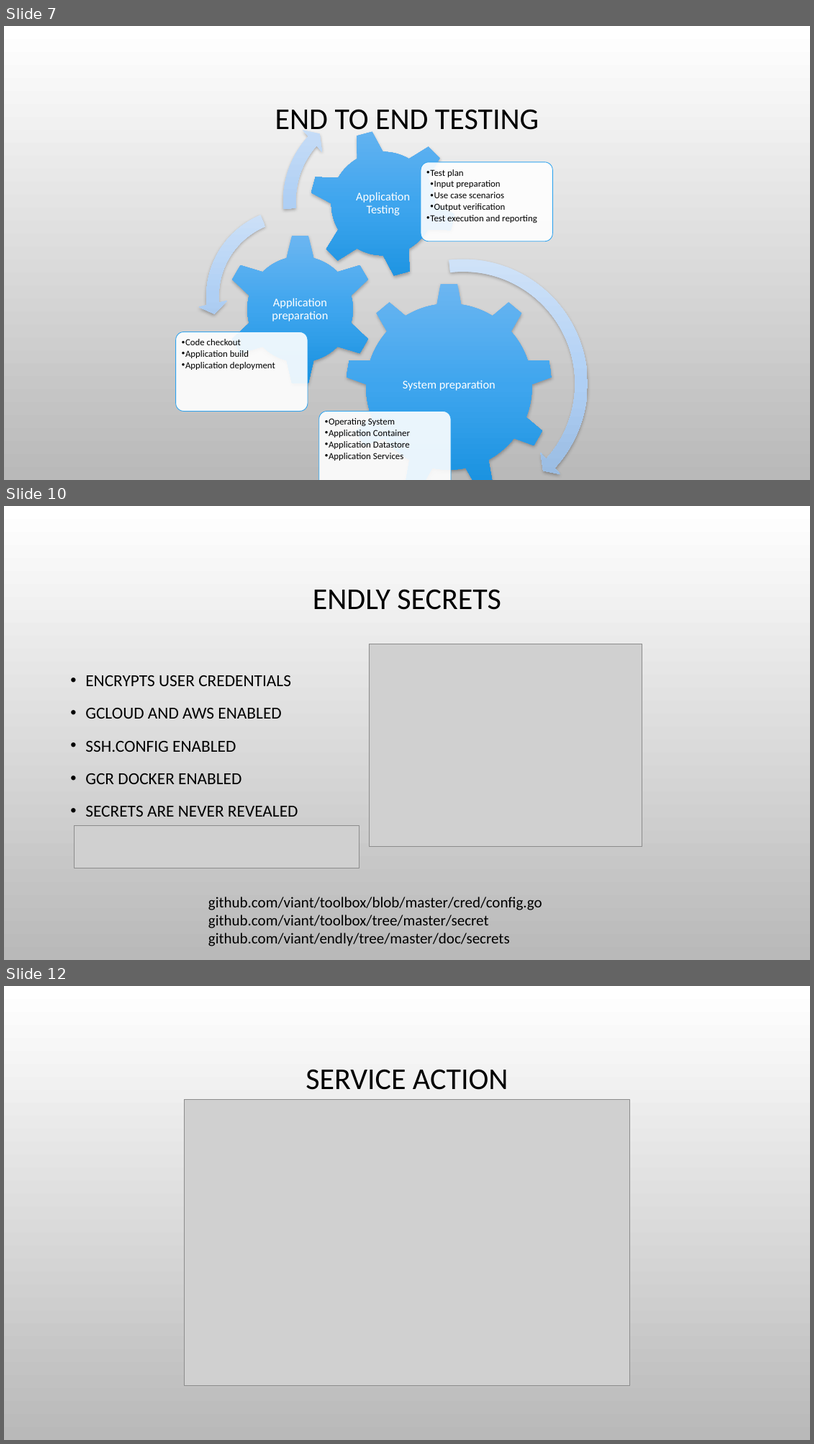
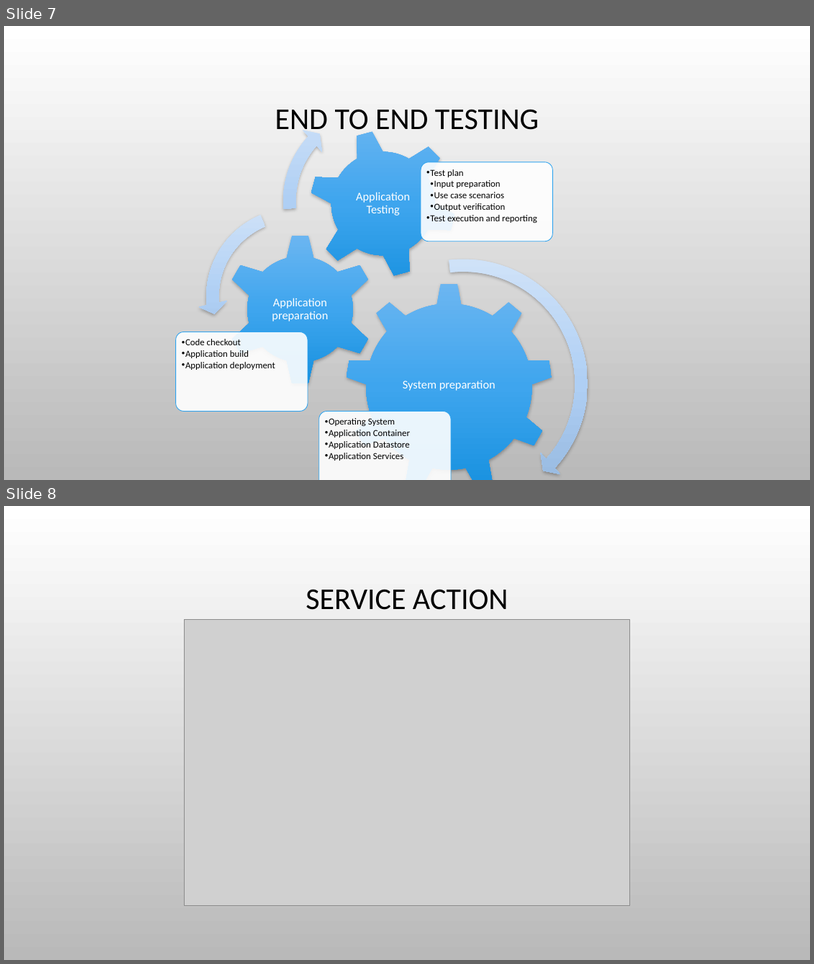
Before and after one commit to adrianwit/golang-e2e-testing, a slide deck: golang-e2e.pptx. Shown one above the other, each under a label of ours: slides 7, 10 and 12 before the commit, slides 7 and 8 after it; the slides between them are not shown. The pictures are 814x1444 and 814x964 pixels, drawn with LibreOffice and Linux fonts; fonts in the diff are those of the drawing; grey boxes stand for pictures; background and template pictures are left out. Boxes give left, top, right and bottom in pixels: in the first picture for what was removed or moved away, otherwise in the second. Text is boxed around its words. In the diff, an @@ line names an element or a change of style, - is before the commit and + after.

Commit message:
updated presentation

```diff
--- a/golang-e2e.pptx
+++ b/golang-e2e.pptx
@@ slide 10 removed at box(4, 506, 810, 960), background picture (left out) @@
@@ title removed at box(313, 589, 501, 610) @@
-ENDLY SECRETS
@@ picture removed at box(369, 644, 642, 847) @@
@@ text removed at box(85, 675, 298, 816) @@
-• ENCRYPTS USER CREDENTIALS
-• GCLOUD AND AWS ENABLED
-• SSH.CONFIG ENABLED
-• GCR DOCKER ENABLED
-• SECRETS ARE NEVER REVEALED
@@ picture removed at box(74, 826, 360, 867) @@
@@ text removed at box(208, 896, 543, 946) @@
-github.com/viant/toolbox/blob/master/cred/config.go
-github.com/viant/toolbox/tree/master/secret
-github.com/viant/endly/tree/master/doc/secrets
@@ what was slide 12 is now slide 8 @@
```
Also in this commit, not shown: 3 slides changed, 3 other slides removed.
